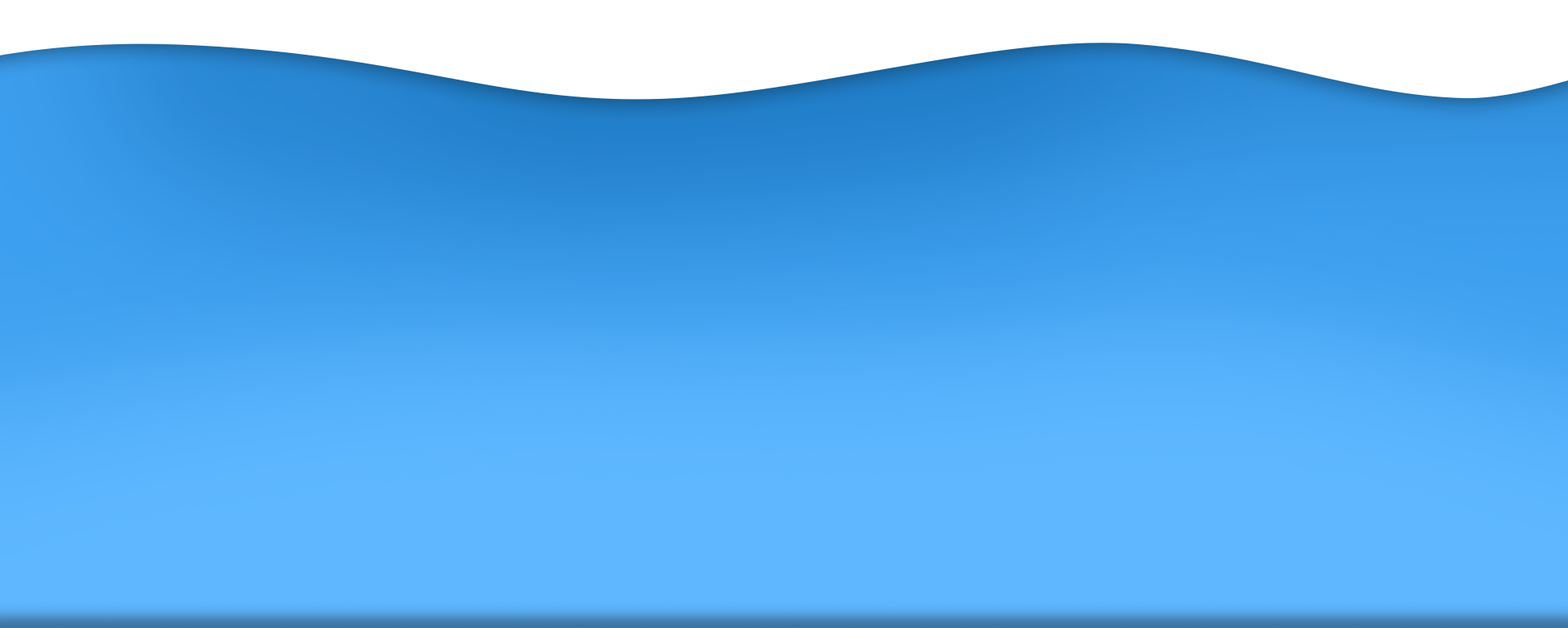
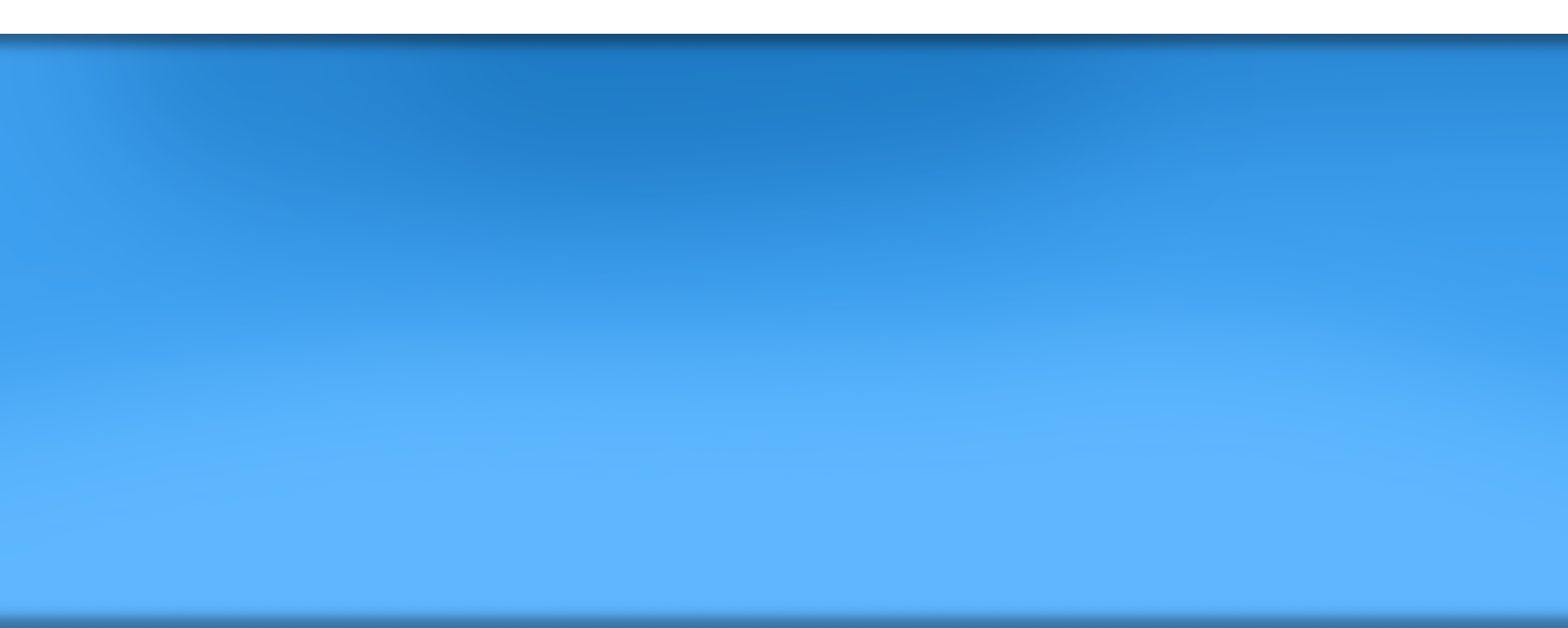
Layer changes from the first 1568 × 628 image to the second:
hid "Forma 1", painted on it over [0, 33, 1568, 100]
added layer "shadowBT" (1st of 2) (76%) above "shadowBT" over [0, 33, 1568, 62]
